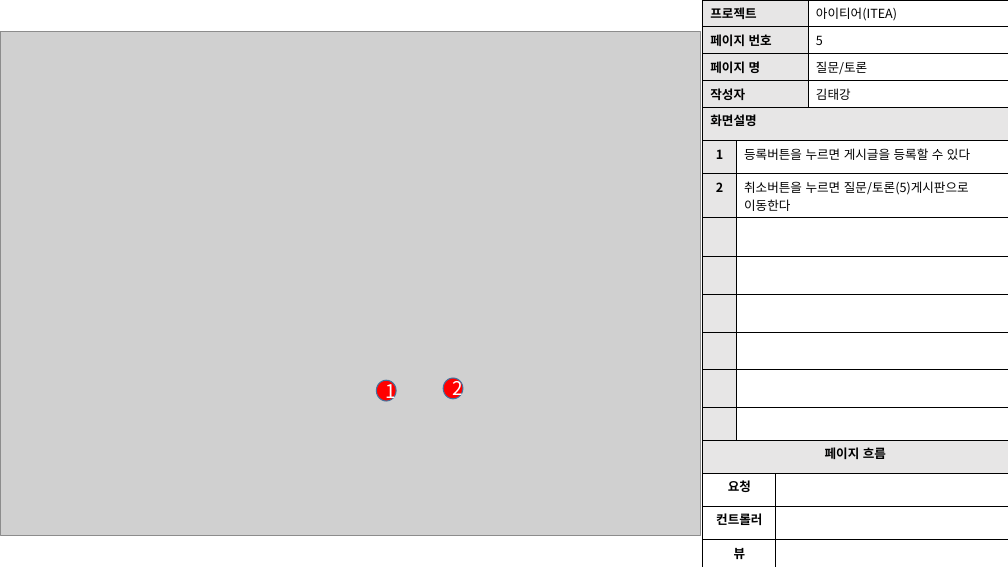
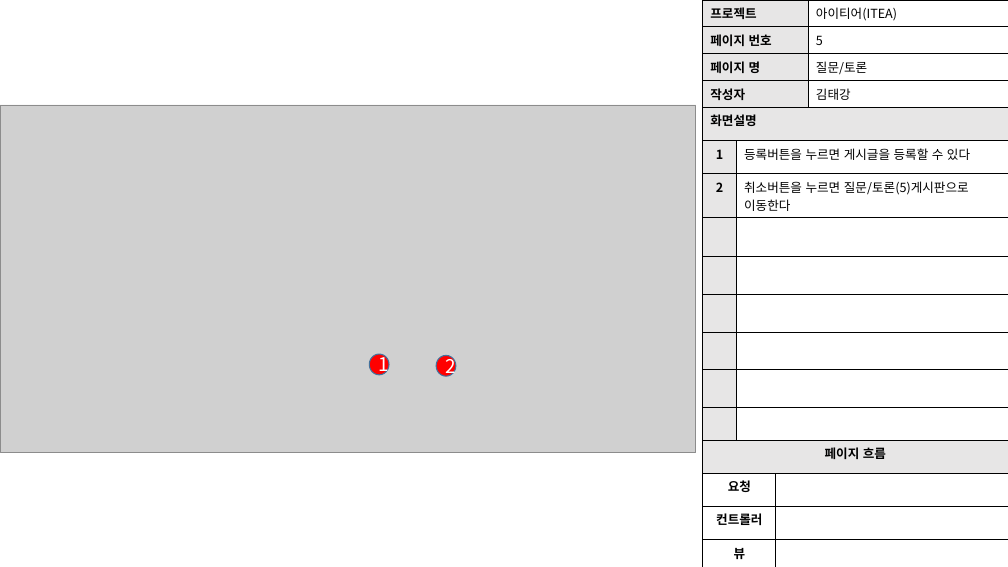
Before and after one commit to skwls2087/itea, a slide deck: slide 22 of 추가자료/스토리보드/스토리보드.pptx (slide 21 before the commit). Drawn at 1008x567 pixels with LibreOffice and Linux fonts; fonts in the diff are those of the drawing; grey boxes stand for pictures. Boxes give left, top, right and bottom in pixels: in the first picture for what was removed or moved away, otherwise in the second. Text is boxed around its words. In the diff, an @@ line names an element or a change of style, - is before the commit and + after.

```diff
--- a/추가자료/스토리보드/스토리보드.pptx
+++ b/추가자료/스토리보드/스토리보드.pptx
@@ picture: place and size @@
-picture at [0, 32, 700, 536]
+picture at [0, 105, 696, 453]
@@ ellipse "1": place and size @@
-ellipse "1" at [377, 380, 396, 402]
+ellipse "1" at [369, 354, 389, 375]
@@ ellipse "2": place and size @@
-ellipse "2" at [443, 378, 463, 399]
+ellipse "2" at [436, 355, 456, 377]
```
Also in this commit, not shown: 6 other slides changed, 1 slide added, 2 other files.
